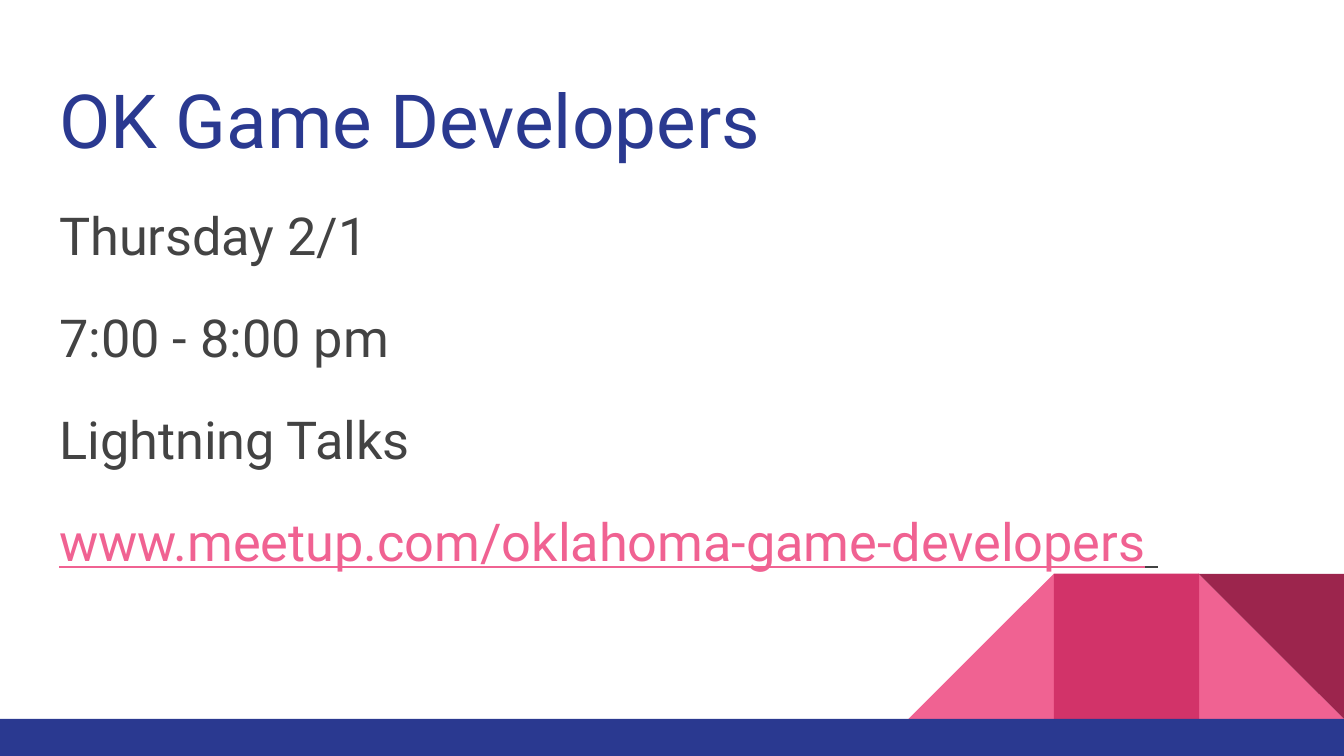
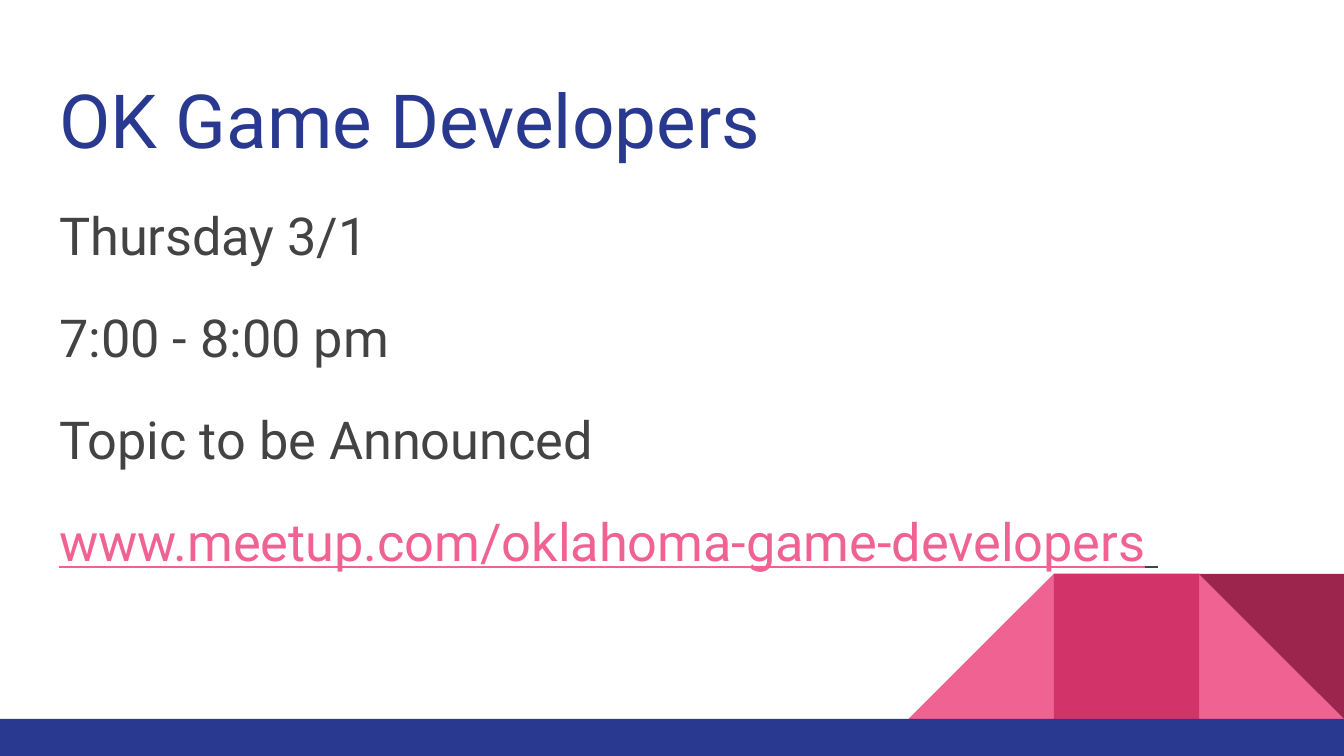
Before and after one commit to kacollins/slideshows, a slide deck: slide 30 of 2018-02-01.pptx (slide 10 before the commit). Drawn at 1344x756 pixels with LibreOffice and Linux fonts; fonts in the diff are those of the drawing. Boxes give left, top, right and bottom in pixels: in the first picture for what was removed or moved away, otherwise in the second. Text is boxed around its words. In the diff, an @@ line names an element or a change of style, - is before the commit and + after.

```diff
--- a/2018-02-01.pptx
+++ b/2018-02-01.pptx
@@ text at (59, 216, 368, 266): text changed @@
-Thursday 2/1
+Thursday 3/1
@@ text at (59, 420, 593, 470): text changed @@
-Lightning Talks
+Topic to be Announced
```
Also in this commit, not shown: 1 other slide changed, 3 slides added.
